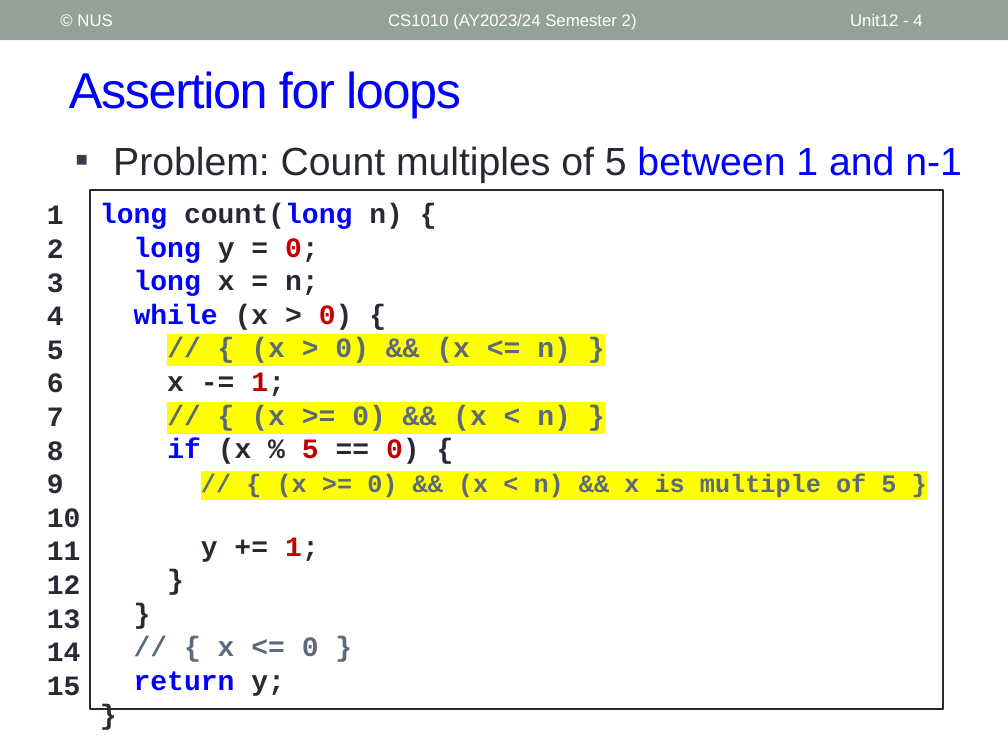
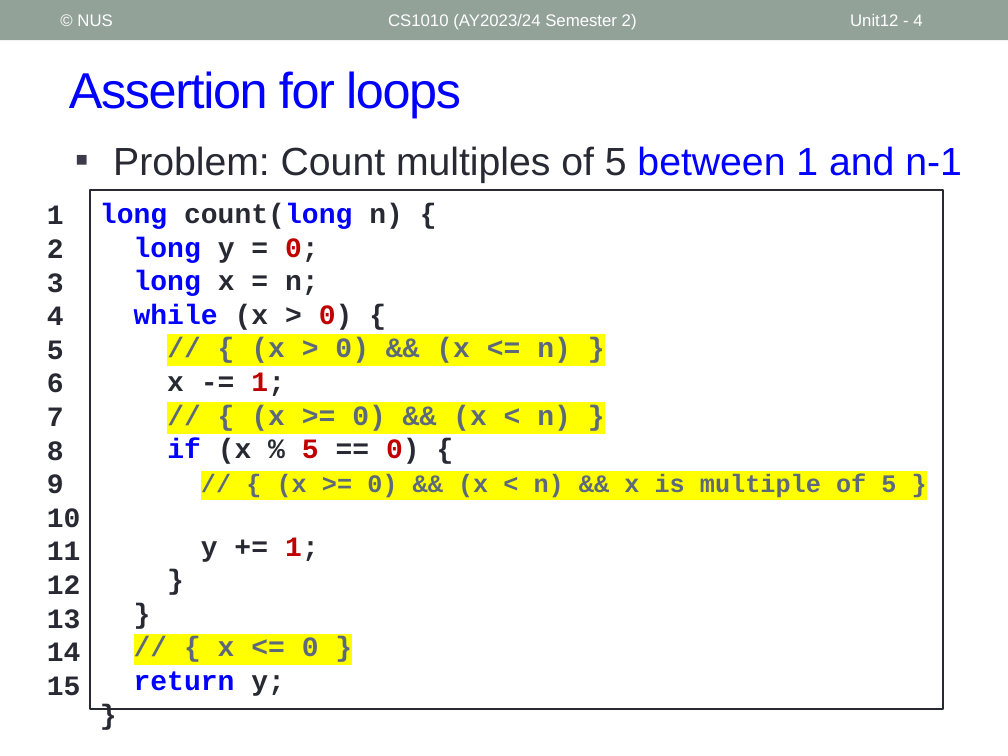
Before and after one commit to nus-cs1010-2425-s2/website, a slide deck: slide 4 of slides/Unit12_Loop Invariant.pptx. Drawn at 1008x756 pixels with LibreOffice and Linux fonts; fonts in the diff are those of the drawing. Boxes give left, top, right and bottom in pixels: in the first picture for what was removed or moved away, otherwise in the second. Text is boxed around its words. In the diff, an @@ line names an element or a change of style, - is before the commit and + after.

```diff
--- a/slides/Unit12_Loop Invariant.pptx
+++ b/slides/Unit12_Loop Invariant.pptx
@@ text in rectangle at (x1=218, y1=637, x2=319, y2=656): highlight none to #FFFF00 in "// { x <= 0 }" @@
```
Also in this commit, not shown: 4 other files.
